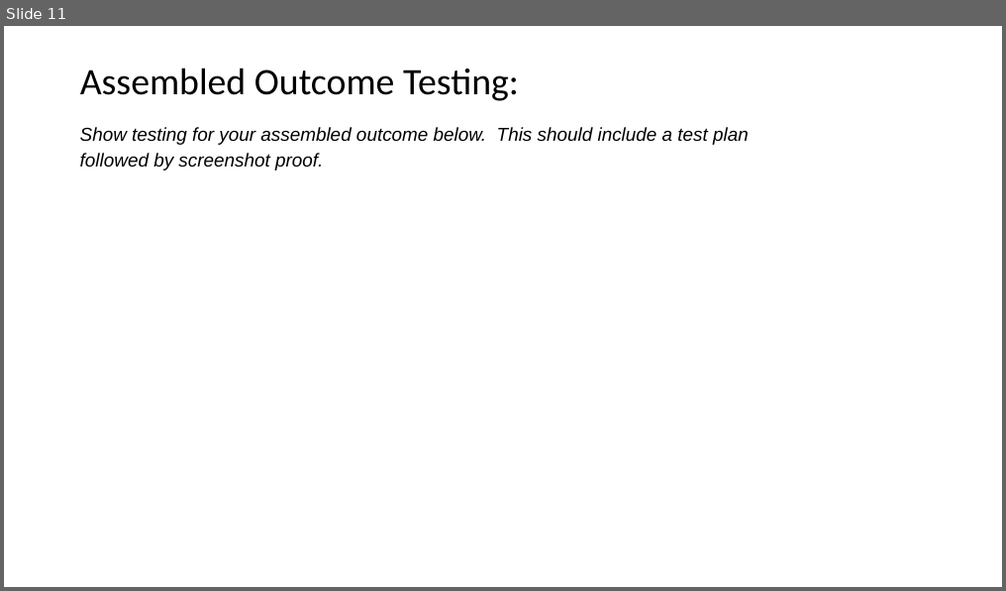
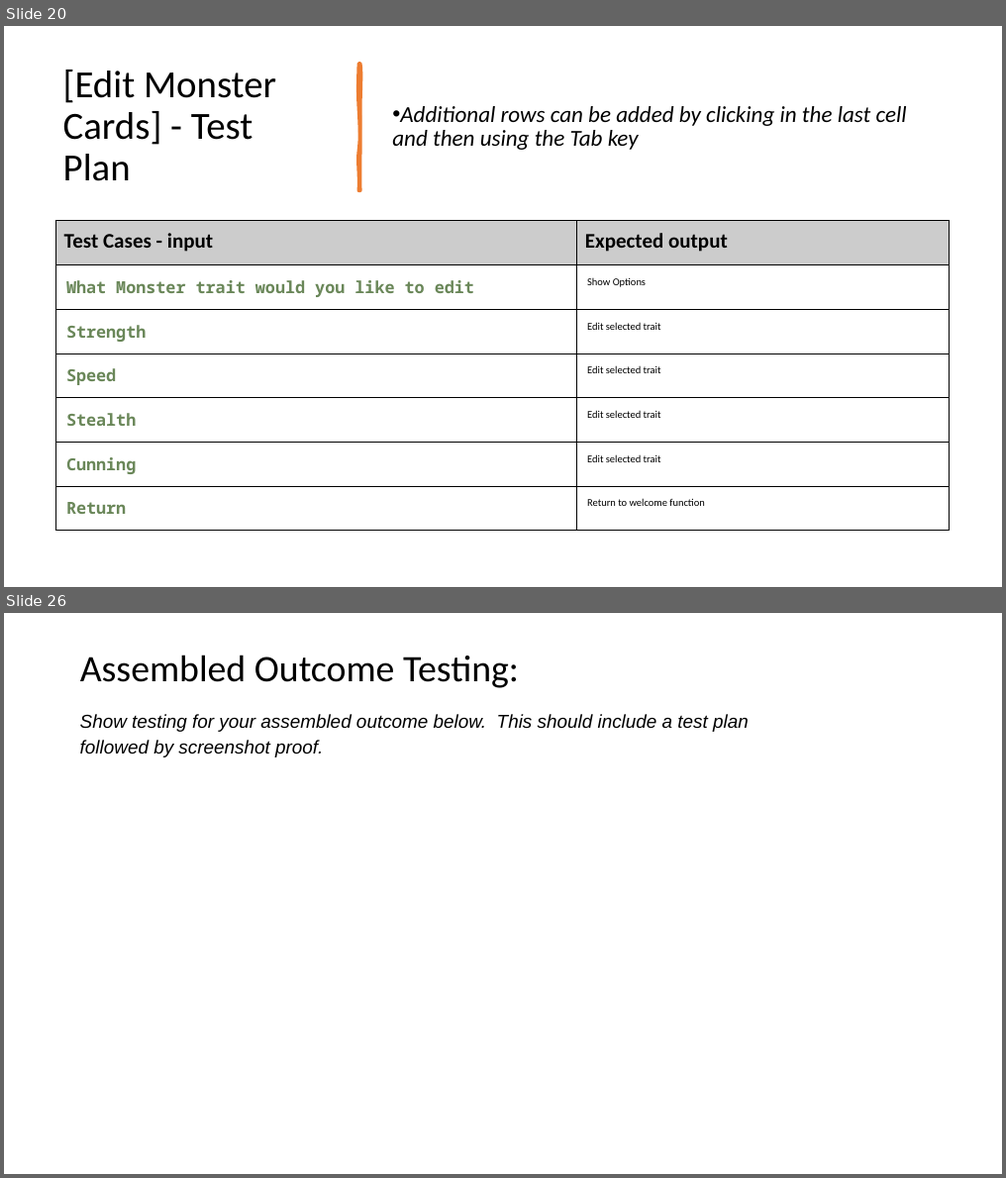
Before and after one commit to peter123321123321/Monster-Cards-Internal, a slide deck: 2.7 and 2.8 Documentation Template.pptx. Shown one above the other, each under a label of ours: slide 11 before the commit, slides 20 and 26 after it; the slides between them are not shown. The pictures are 1006x591 and 1006x1178 pixels, drawn with LibreOffice and Linux fonts; fonts in the diff are those of the drawing. Boxes give left, top, right and bottom in pixels: in the first picture for what was removed or moved away, otherwise in the second. Text is boxed around its words. In the diff, an @@ line names an element or a change of style, - is before the commit and + after.

```diff
--- a/2.7 and 2.8 Documentation Template.pptx
+++ b/2.7 and 2.8 Documentation Template.pptx
@@ slide 20 added at <box>4,26,1002,587</box>, background #FFFFFF @@
@@ title added at <box>63,70,276,181</box>, 37 pt, text #000000 @@
+[Edit Monster Cards] - Test Plan
@@ freeform shape added at <box>358,64,360,190</box>, fill #ED7D31, outline #ED7D31 3.25 pt @@
@@ text added at <box>392,106,907,150</box>, 22 pt, text #000000, italic @@
+• Additional rows can be added by clicking in the last cell and then using the Tab key
@@ table added at <box>55,221,949,531</box>, 7 rows, 2 columns @@
+Test Cases - input | Expected output
+What Monster trait would you like to edit | Show Options
+Strength | Edit selected trait
+Speed | Edit selected trait
+Stealth | Edit selected trait
+Cunning | Edit selected trait
+Return | Return to welcome function
@@ what was slide 11 is now slide 26 @@
```
Also in this commit, not shown: 6 slides changed, 14 other slides added, 5 other files.
